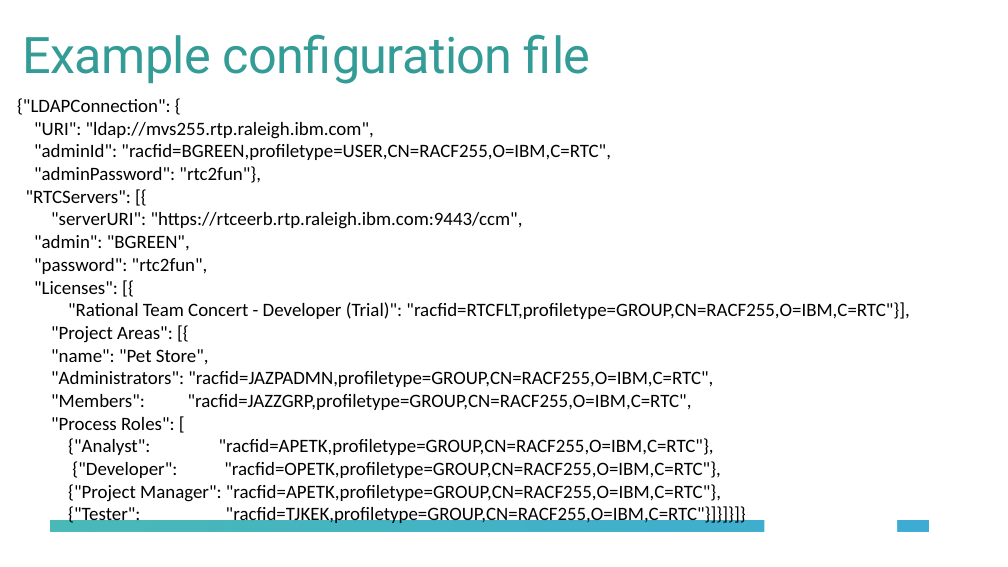
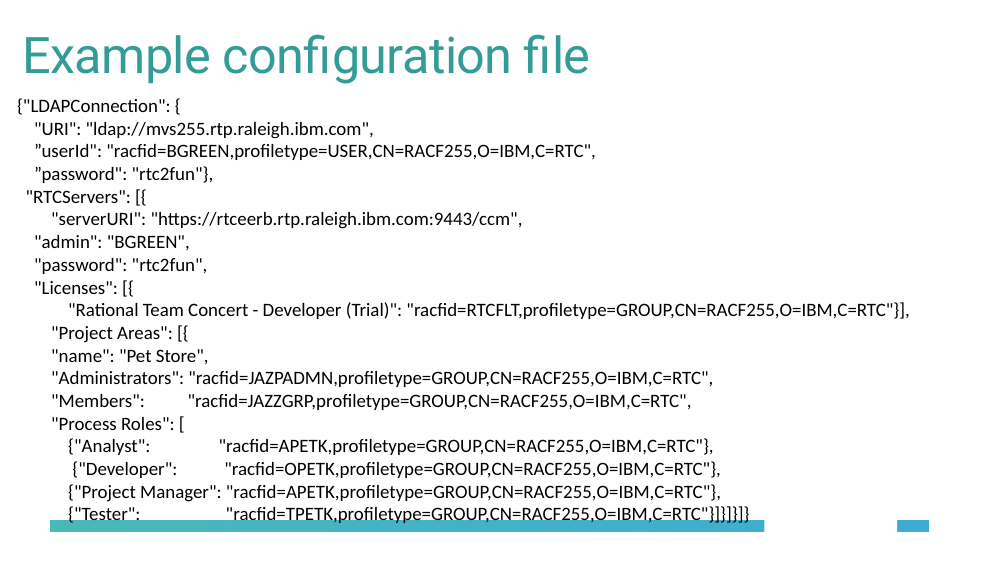
Before and after one commit to jamsden/CE4IoTConnector, a slide deck: slide 8 of LDAP-RTC-Sync/docs/LDAP-RTCSync.pptx. Drawn at 1008x567 pixels with LibreOffice and Linux fonts; fonts in the diff are those of the drawing; background and template pictures are left out. Boxes give left, top, right and bottom in pixels: in the first picture for what was removed or moved away, otherwise in the second. Text is boxed around its words. In the diff, an @@ line names an element or a change of style, - is before the commit and + after.

Commit message:
Functionally complete implementation
All functions are working and initial testing is successful. Nested
LDAP groups aren’t supported yet, —simulate isn’t implemented, password
encryption isn’t done yet.

```diff
--- a/LDAP-RTC-Sync/docs/LDAP-RTCSync.pptx
+++ b/LDAP-RTC-Sync/docs/LDAP-RTCSync.pptx
@@ text at (34,144,596,183): text changed @@
-"adminId": "racfid=BGREEN,profiletype=USER,CN=RACF255,O=IBM,C=RTC",
-"adminPassword": "rtc2fun"},
+”userId": "racfid=BGREEN,profiletype=USER,CN=RACF255,O=IBM,C=RTC",
+”password": "rtc2fun"},
@@ text at (68,505,750,526): text changed @@
-{"Tester": "racfid=TJKEK,profiletype=GROUP,CN=RACF255,O=IBM,C=RTC"}]}]}]}
+{"Tester": "racfid=TPETK,profiletype=GROUP,CN=RACF255,O=IBM,C=RTC"}]}]}]}
```
Also in this commit, not shown: 5 other slides changed, 9 other files.
